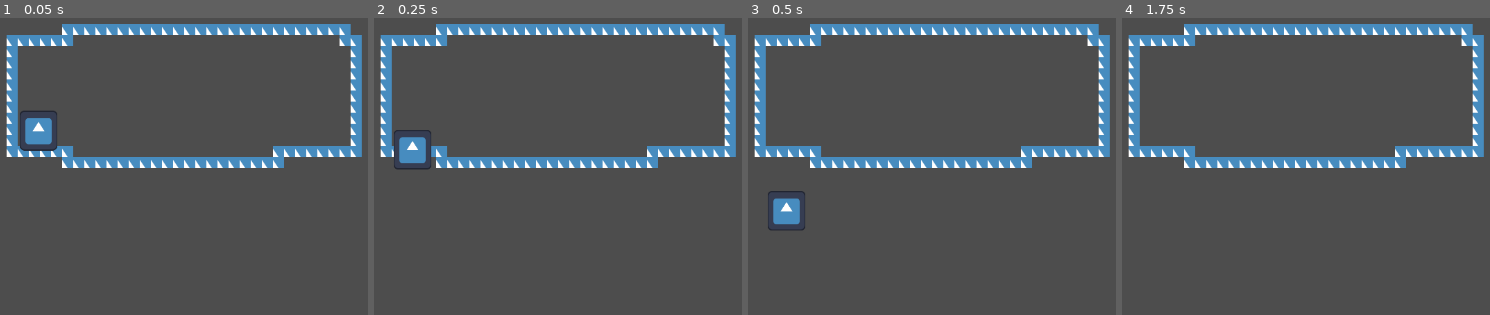
Above: before the commit, frames 1-4 (left to right).
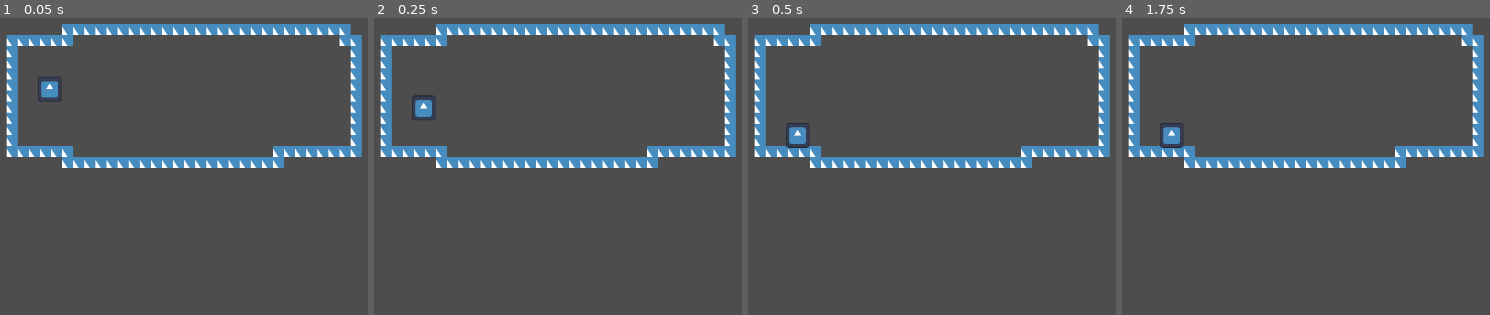
Above: after the commit, the same moments.

Repository: Morty0Smith/odd-pumpkin
Game: Godot game, scene res://testScene.tscn
The game is run twice, just before and just after one commit, with the same random seed, the same clock (stepped at 60 frames per second) and the same inputs. The engine's default icon, where the game draws it, is replaced by a stand-in: a white triangle on a blue panel in a dark square.
Inputs:
- Up to frame 1 (0.05 s): no input
- Up to frame 2 (0.25 s): no input
- Up to frame 3 (0.5 s): no input
- Up to frame 4 (1.75 s): tap Enter at 1.25 s

The runs differ from the first frame. In frame 1, 1.3% of the frame differs, in the area x 5-17%, y 19-45%; in frame 2, 1.1%; in frame 3, 1.2%; in frame 4, 0.4%.

Commit message:
Fixed everything

Diff:
--- a/defaultTileset.tres
+++ b/defaultTileset.tres
@@ -5,69 +5,131 @@
 [sub_resource type="TileSetAtlasSource" id="TileSetAtlasSource_53u4n"]
 texture = ExtResource("1_fieea")
 0:0/0 = 0
+0:0/0/physics_layer_0/polygon_0/points = PackedVector2Array(-8, -8, 8, -8, 8, 8, -8, 8)
 1:0/0 = 0
+1:0/0/physics_layer_0/polygon_0/points = PackedVector2Array(-8, -8, 8, -8, 8, 8, -8, 8)
 2:0/0 = 0
+2:0/0/physics_layer_0/polygon_0/points = PackedVector2Array(-8, -8, 8, -8, 8, 8, -8, 8)
 3:0/0 = 0
+3:0/0/physics_layer_0/polygon_0/points = PackedVector2Array(-8, -8, 8, -8, 8, 8, -8, 8)
 4:0/0 = 0
+4:0/0/physics_layer_0/polygon_0/points = PackedVector2Array(-8, -8, 8, -8, 8, 8, -8, 8)
 5:0/0 = 0
+5:0/0/physics_layer_0/polygon_0/points = PackedVector2Array(-8, -8, 8, -8, 8, 8, -8, 8)
 6:0/0 = 0
+6:0/0/physics_layer_0/polygon_0/points = PackedVector2Array(-8, -8, 8, -8, 8, 8, -8, 8)
 7:0/0 = 0
+7:0/0/physics_layer_0/polygon_0/points = PackedVector2Array(-8, -8, 8, -8, 8, 8, -8, 8)
 0:1/0 = 0
+0:1/0/physics_layer_0/polygon_0/points = PackedVector2Array(-8, -8, 8, -8, 8, 8, -8, 8)
 1:1/0 = 0
+1:1/0/physics_layer_0/polygon_0/points = PackedVector2Array(-8, -8, 8, -8, 8, 8, -8, 8)
 2:1/0 = 0
+2:1/0/physics_layer_0/polygon_0/points = PackedVector2Array(-8, -8, 8, -8, 8, 8, -8, 8)
 3:1/0 = 0
+3:1/0/physics_layer_0/polygon_0/points = PackedVector2Array(-8, -8, 8, -8, 8, 8, -8, 8)
 4:1/0 = 0
+4:1/0/physics_layer_0/polygon_0/points = PackedVector2Array(-8, -8, 8, -8, 8, 8, -8, 8)
 5:1/0 = 0
+5:1/0/physics_layer_0/polygon_0/points = PackedVector2Array(-8, -8, 8, -8, 8, 8, -8, 8)
 6:1/0 = 0
+6:1/0/physics_layer_0/polygon_0/points = PackedVector2Array(-8, -8, 8, -8, 8, 8, -8, 8)
 7:1/0 = 0
+7:1/0/physics_layer_0/polygon_0/points = PackedVector2Array(-8, -8, 8, -8, 8, 8, -8, 8)
 0:2/0 = 0
+0:2/0/physics_layer_0/polygon_0/points = PackedVector2Array(-8, -8, 8, -8, 8, 8, -8, 8)
 1:2/0 = 0
+1:2/0/physics_layer_0/polygon_0/points = PackedVector2Array(-8, -8, 8, -8, 8, 8, -8, 8)
 2:2/0 = 0
+2:2/0/physics_layer_0/polygon_0/points = PackedVector2Array(-8, -8, 8, -8, 8, 8, -8, 8)
 3:2/0 = 0
+3:2/0/physics_layer_0/polygon_0/points = PackedVector2Array(-8, -8, 8, -8, 8, 8, -8, 8)
 4:2/0 = 0
+4:2/0/physics_layer_0/polygon_0/points = PackedVector2Array(-8, -8, 8, -8, 8, 8, -8, 8)
 5:2/0 = 0
+5:2/0/physics_layer_0/polygon_0/points = PackedVector2Array(-8, -8, 8, -8, 8, 8, -8, 8)
 6:2/0 = 0
+6:2/0/physics_layer_0/polygon_0/points = PackedVector2Array(-8, -8, 8, -8, 8, 8, -8, 8)
 7:2/0 = 0
+7:2/0/physics_layer_0/polygon_0/points = PackedVector2Array(-8, -8, 8, -8, 8, 8, -8, 8)
 0:3/0 = 0
+0:3/0/physics_layer_0/polygon_0/points = PackedVector2Array(-8, -8, 8, -8, 8, 8, -8, 8)
 1:3/0 = 0
+1:3/0/physics_layer_0/polygon_0/points = PackedVector2Array(-8, -8, 8, -8, 8, 8, -8, 8)
 2:3/0 = 0
 3:3/0 = 0
 4:3/0 = 0
+4:3/0/physics_layer_0/polygon_0/points = PackedVector2Array(-8, -8, 8, -8, 8, 8, -8, 8)
 5:3/0 = 0
+5:3/0/physics_layer_0/polygon_0/points = PackedVector2Array(-8, -8, 8, -8, 8, 8, -8, 8)
 6:3/0 = 0
+6:3/0/physics_layer_0/polygon_0/points = PackedVector2Array(-8, -8, 8, -8, 8, 8, -8, 8)
 7:3/0 = 0
+7:3/0/physics_layer_0/polygon_0/points = PackedVector2Array(-8, -8, 8, -8, 8, 8, -8, 8)
 0:4/0 = 0
+0:4/0/physics_layer_0/polygon_0/points = PackedVector2Array(-8, -8, 8, -8, 8, 8, -8, 8)
 1:4/0 = 0
+1:4/0/physics_layer_0/polygon_0/points = PackedVector2Array(-8, -8, 8, -8, 8, 8, -8, 8)
 2:4/0 = 0
+2:4/0/physics_layer_0/polygon_0/points = PackedVector2Array(-8, -8, 8, -8, 8, 8, -8, 8)
 3:4/0 = 0
 4:4/0 = 0
+4:4/0/physics_layer_0/polygon_0/points = PackedVector2Array(-8, -8, 8, -8, 8, 8, -8, 8)
 5:4/0 = 0
+5:4/0/physics_layer_0/polygon_0/points = PackedVector2Array(-8, -8, 8, -8, 8, 8, -8, 8)
 6:4/0 = 0
+6:4/0/physics_layer_0/polygon_0/points = PackedVector2Array(-8, -8, 8, -8, 8, 8, -8, 8)
 7:4/0 = 0
+7:4/0/physics_layer_0/polygon_0/points = PackedVector2Array(-8, -8, 8, -8, 8, 8, -8, 8)
 0:5/0 = 0
+0:5/0/physics_layer_0/polygon_0/points = PackedVector2Array(-8, -8, 8, -8, 8, 8, -8, 8)
 1:5/0 = 0
+1:5/0/physics_layer_0/polygon_0/points = PackedVector2Array(-8, -8, 8, -8, 8, 8, -8, 8)
 2:5/0 = 0
+2:5/0/physics_layer_0/polygon_0/points = PackedVector2Array(-8, -8, 8, -8, 8, 8, -8, 8)
 3:5/0 = 0
+3:5/0/physics_layer_0/polygon_0/points = PackedVector2Array(-8, -8, 8, -8, 8, 8, -8, 8)
 4:5/0 = 0
+4:5/0/physics_layer_0/polygon_0/points = PackedVector2Array(-8, -8, 8, -8, 8, 8, -8, 8)
 5:5/0 = 0
+5:5/0/physics_layer_0/polygon_0/points = PackedVector2Array(-8, -8, 8, -8, 8, 8, -8, 8)
 6:5/0 = 0
+6:5/0/physics_layer_0/polygon_0/points = PackedVector2Array(-8, -8, 8, -8, 8, 8, -8, 8)
 7:5/0 = 0
+7:5/0/physics_layer_0/polygon_0/points = PackedVector2Array(-8, -8, 8, -8, 8, 8, -8, 8)
 0:6/0 = 0
+0:6/0/physics_layer_0/polygon_0/points = PackedVector2Array(-8, -8, 8, -8, 8, 8, -8, 8)
 1:6/0 = 0
+1:6/0/physics_layer_0/polygon_0/points = PackedVector2Array(-8, -8, 8, -8, 8, 8, -8, 8)
 2:6/0 = 0
+2:6/0/physics_layer_0/polygon_0/points = PackedVector2Array(-8, -8, 8, -8, 8, 8, -8, 8)
 3:6/0 = 0
+3:6/0/physics_layer_0/polygon_0/points = PackedVector2Array(-8, -8, 8, -8, 8, 8, -8, 8)
 4:6/0 = 0
+4:6/0/physics_layer_0/polygon_0/points = PackedVector2Array(-8, -8, 8, -8, 8, 8, -8, 8)
 5:6/0 = 0
+5:6/0/physics_layer_0/polygon_0/points = PackedVector2Array(-8, -8, 8, -8, 8, 8, -8, 8)
 6:6/0 = 0
+6:6/0/physics_layer_0/polygon_0/points = PackedVector2Array(-8, -8, 8, -8, 8, 8, -8, 8)
 7:6/0 = 0
+7:6/0/physics_layer_0/polygon_0/points = PackedVector2Array(-8, -8, 8, -8, 8, 8, -8, 8)
 0:7/0 = 0
+0:7/0/physics_layer_0/polygon_0/points = PackedVector2Array(-8, -8, 8, -8, 8, 8, -8, 8)
 1:7/0 = 0
+1:7/0/physics_layer_0/polygon_0/points = PackedVector2Array(-8, -8, 8, -8, 8, 8, -8, 8)
 2:7/0 = 0
+2:7/0/physics_layer_0/polygon_0/points = PackedVector2Array(-8, -8, 8, -8, 8, 8, -8, 8)
 3:7/0 = 0
+3:7/0/physics_layer_0/polygon_0/points = PackedVector2Array(-8, -8, 8, -8, 8, 8, -8, 8)
 4:7/0 = 0
+4:7/0/physics_layer_0/polygon_0/points = PackedVector2Array(-8, -8, 8, -8, 8, 8, -8, 8)
 5:7/0 = 0
+5:7/0/physics_layer_0/polygon_0/points = PackedVector2Array(-8, -8, 8, -8, 8, 8, -8, 8)
 6:7/0 = 0
+6:7/0/physics_layer_0/polygon_0/points = PackedVector2Array(-8, -8, 8, -8, 8, 8, -8, 8)
 7:7/0 = 0
+7:7/0/physics_layer_0/polygon_0/points = PackedVector2Array(-8, -8, 8, -8, 8, 8, -8, 8)
 
 [resource]
+physics_layer_0/collision_layer = 1
 sources/2 = SubResource("TileSetAtlasSource_53u4n")
--- a/testScene.tscn
+++ b/testScene.tscn
@@ -16,10 +16,11 @@
 [node name="Camera2D" type="Camera2D" parent="."]
 
 [node name="RigidBody2D" type="RigidBody2D" parent="."]
-position = Vector2(-98, 57.000008)
-scale = Vector2(0.19921875, 0.19921875)
+position = Vector2(-109.00001, -2.9999962)
 
 [node name="CollisionShape2D" type="CollisionShape2D" parent="RigidBody2D"]
+position = Vector2(27.000006, -3.814697e-06)
+scale = Vector2(0.625, 0.625)
 shape = SubResource("CircleShape2D_w2vy6")
 
 [node name="Punpkin" type="Sprite2D" parent="RigidBody2D/CollisionShape2D"]
